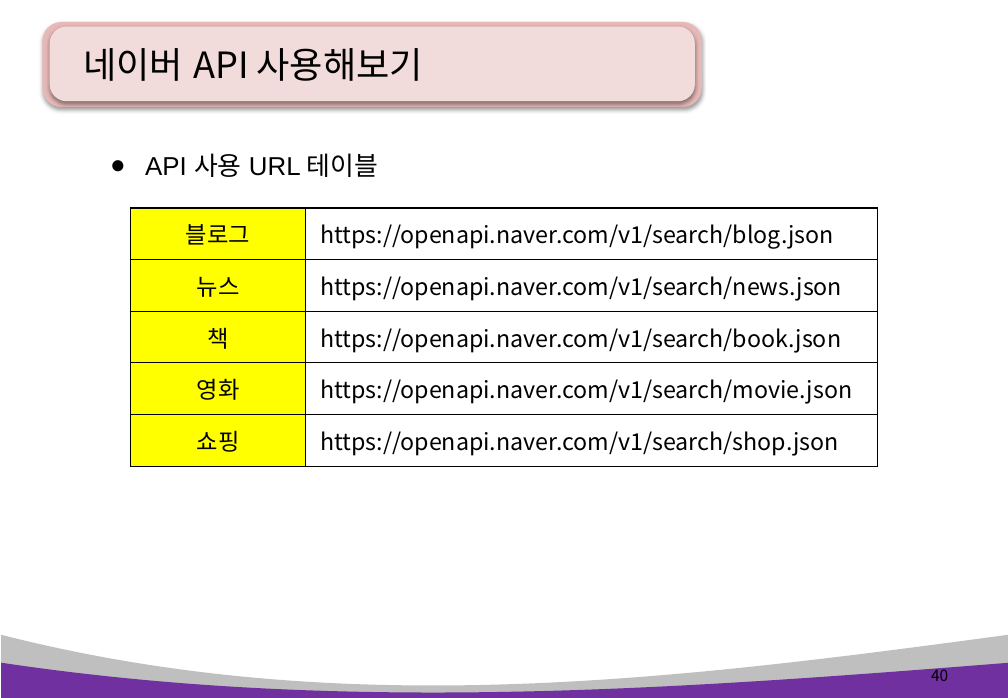
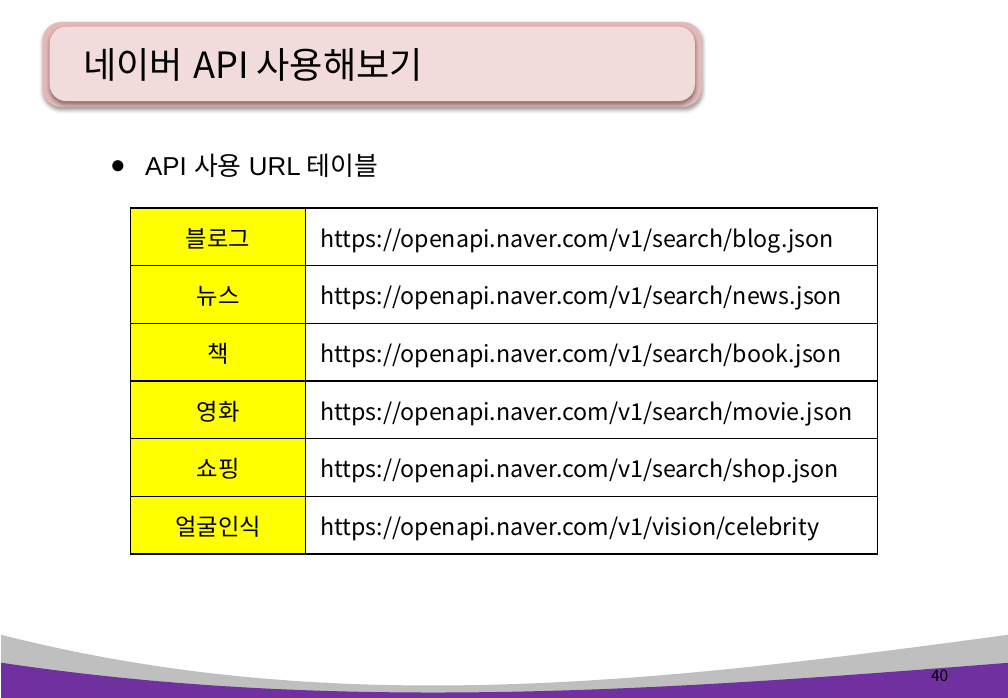
Before and after one commit to pshho/ngreen_project, a slide deck: slide 40 of pyWorks/자료/python_ppt/Python 14장. 데이터 분석 및 시각화2 .pptx. Drawn at 1008x698 pixels with LibreOffice and Linux fonts; fonts in the diff are those of the drawing. Boxes give left, top, right and bottom in pixels: in the first picture for what was removed or moved away, otherwise in the second. Text is boxed around its words. In the diff, an @@ line names an element or a change of style, - is before the commit and + after.

```diff
--- a/pyWorks/자료/python_ppt/Python 14장. 데이터 분석 및 시각화2 .pptx
+++ b/pyWorks/자료/python_ppt/Python 14장. 데이터 분석 및 시각화2 .pptx
@@ table at (130,208,879,555) @@
+row 6: 얼굴인식 | https://openapi.naver.com/v1/vision/celebrity
```
Also in this commit, not shown: 11 slides added, 36 other files.
